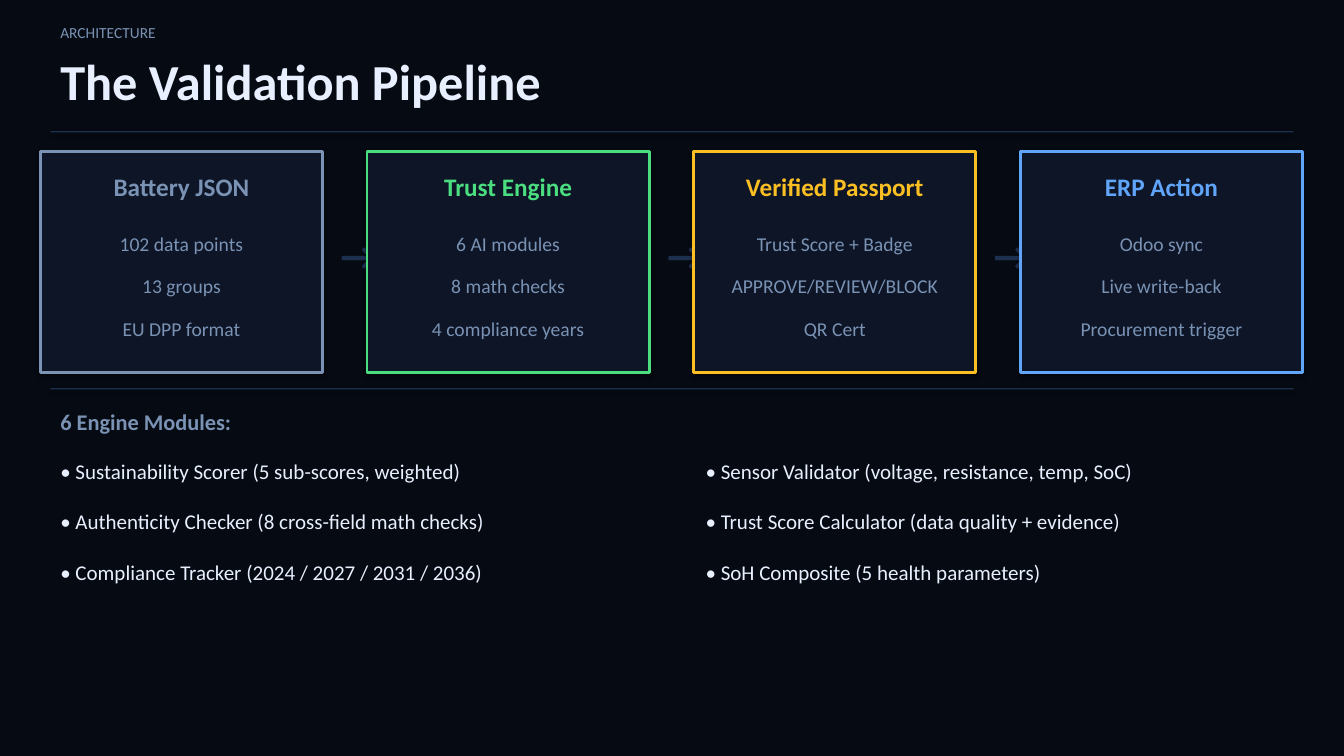
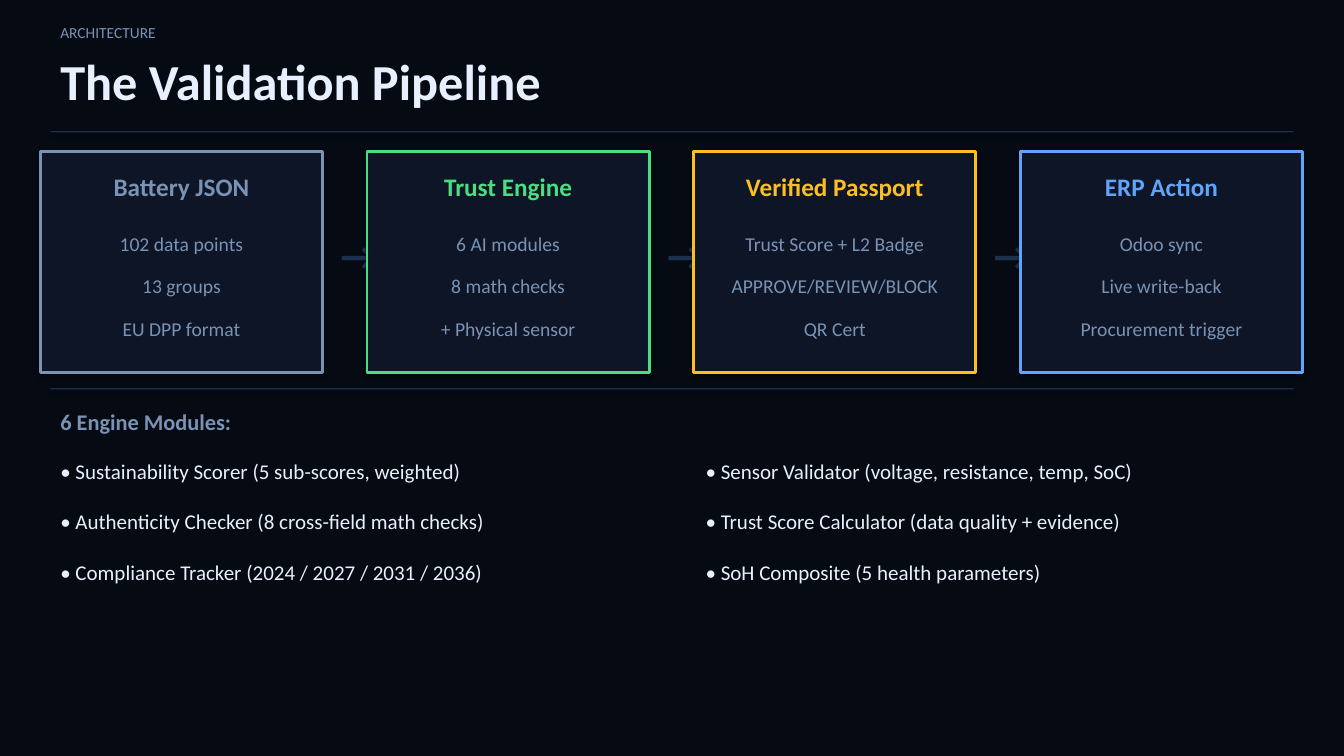
Before and after one commit to nishankvie/battery-dpp, a slide deck: slide 6 of VeriCell_Pitch_Deck.pptx. Drawn at 1344x756 pixels with LibreOffice and Linux fonts; fonts in the diff are those of the drawing. Boxes give left, top, right and bottom in pixels: in the first picture for what was removed or moved away, otherwise in the second. Text is boxed around its words. In the diff, an @@ line names an element or a change of style, - is before the commit and + after.

```diff
--- a/VeriCell_Pitch_Deck.pptx
+++ b/VeriCell_Pitch_Deck.pptx
@@ text at (745, 237, 924, 255): text changed @@
-Trust Score + Badge
+Trust Score + L2 Badge
@@ text at (455, 322, 576, 339): text changed @@
-4 compliance years
++ Physical sensor
```
Also in this commit, not shown: 3 other slides changed, 1 slide added, 1 slide removed, 9 other files.
